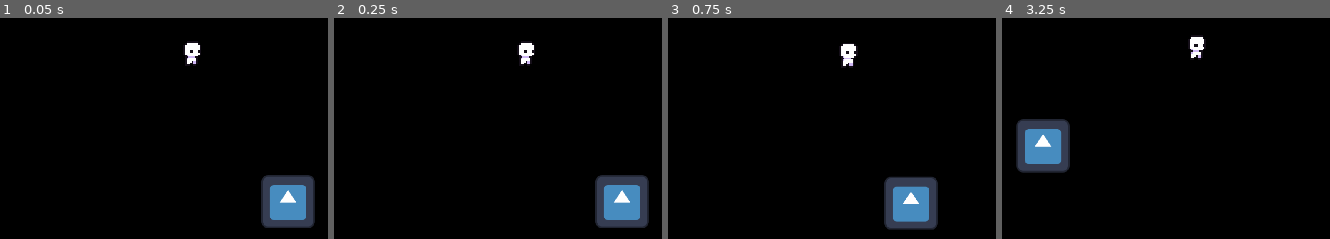
Above: before the commit, frames 1-4 (left to right).
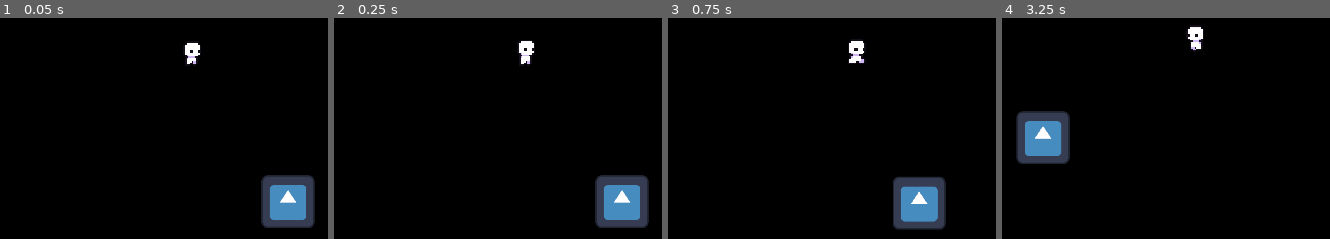
Above: after the commit, the same moments.

Repository: Kapsulon/flame
Game: Godot game, scene res://scenes/world.tscn
The game is run twice, just before and just after one commit, with the same random seed, the same clock (stepped at 60 frames per second) and the same inputs. The engine's default icon, where the game draws it, is replaced by a stand-in: a white triangle on a blue panel in a dark square.
Inputs (mouse positions are in pixels of both pictures, inside the frame that each line leads up to):
- Up to frame 1 (0.05 s): no input
- Up to frame 2 (0.25 s): no input
- Up to frame 3 (0.75 s): move the mouse to (outside the picture) at 0.52 s; hold D (right) from 0.53 s (still down)
- Up to frame 4 (3.25 s): move the mouse to (1034, 77) at 1.27 s; release D (right) at 1.28 s; hold S (down) 1.28-2.03 s; move the mouse to (outside the picture) at 2.02 s; hold D (right) 2.03-2.78 s; move the mouse to (1152, 143) at 2.77 s; hold W (up) from 2.78 s (still down)

Frame 1 is identical in both runs. In frame 2, 0.2% of the frame differs, in the area x 56-62%, y 9-19%; in frame 3, 3.0%; in frame 4, 3.1%, in the area x 4-63%, y 3-71%.

Commit message:
ADD: player animations

Diff:
--- a/scripts/player.gd
+++ b/scripts/player.gd
@@ -24,7 +24,7 @@
 @export var animation: String:
     set(n_animation):
         animation = n_animation
-        sprite.animation = n_animation
+        sprite.play(n_animation)
 
 @export var animation_frame: int:
     set(n_animation_frame):
@@ -35,8 +35,12 @@
     collision.shape = RectangleShape2D.new()
 
 func _ready() -> void:
+    cam.process_callback = Camera2D.CAMERA2D_PROCESS_PHYSICS
+    cam.position_smoothing_enabled = true
+    cam.position_smoothing_speed = 16.0
     add_child(cam)
     sprite.scale *= 4
+    sprite.play(animation)
     add_child(sprite)
     add_child(collision)
 
@@ -48,4 +52,12 @@
     if Engine.is_editor_hint(): return
     var dir := Vector2(Input.get_axis("left", "right"), Input.get_axis("up", "down"))
     velocity = dir.normalized() * SPEED
+    if velocity.length() > 0.0:
+        var tmp = animation
+        animation = "running"
+        if tmp != animation:
+            animation_frame = 1
+    else:
+        animation = "idle"
+    sprite.flip_h = get_global_mouse_position().x < position.x
     move_and_slide()
Binary file changed: assets/sprites/player.png
